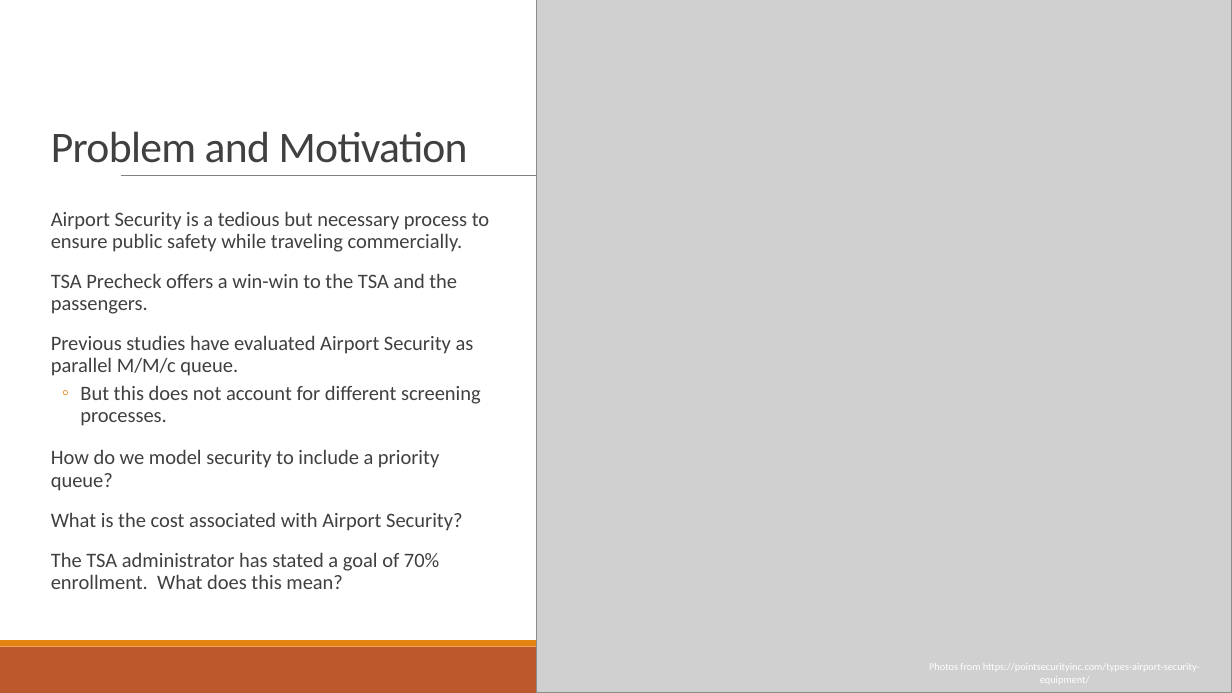
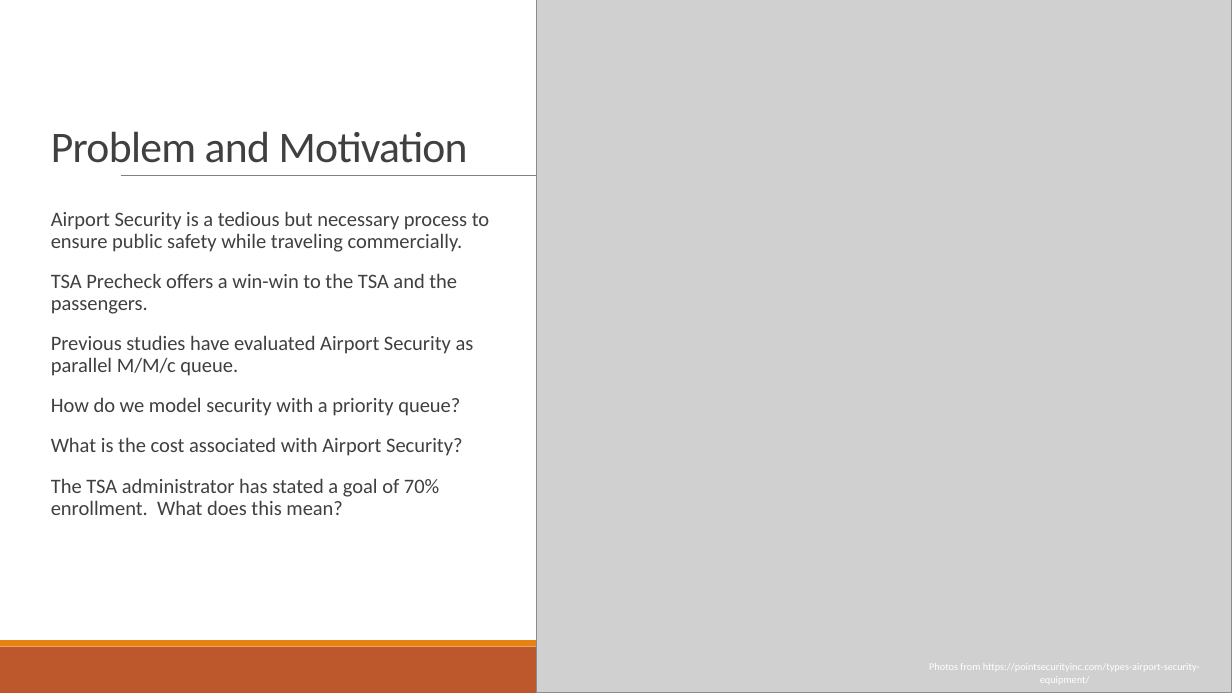
Before and after one commit to kayleeisokay/AM115_HW, a slide deck: slide 3 of Group Project 2/Analysis of Airport Security With Queuing Theory.pptx. Drawn at 1232x693 pixels with LibreOffice and Linux fonts; fonts in the diff are those of the drawing; grey boxes stand for pictures. Boxes give left, top, right and bottom in pixels: in the first picture for what was removed or moved away, otherwise in the second. Text is boxed around its words. In the diff, an @@ line names an element or a change of style, - is before the commit and + after.

Commit message:
Add files via upload
fixed typos

```diff
--- a/Group Project 2/Analysis of Airport Security With Queuing Theory.pptx
+++ b/Group Project 2/Analysis of Airport Security With Queuing Theory.pptx
@@ text at (51, 397, 460, 416): text changed @@
-  ◦ But this does not account for different screening processes.
-  How do we model security to include a priority queue?
+  How do we model security with a priority queue?
```
Also in this commit, not shown: 10 other slides changed.
